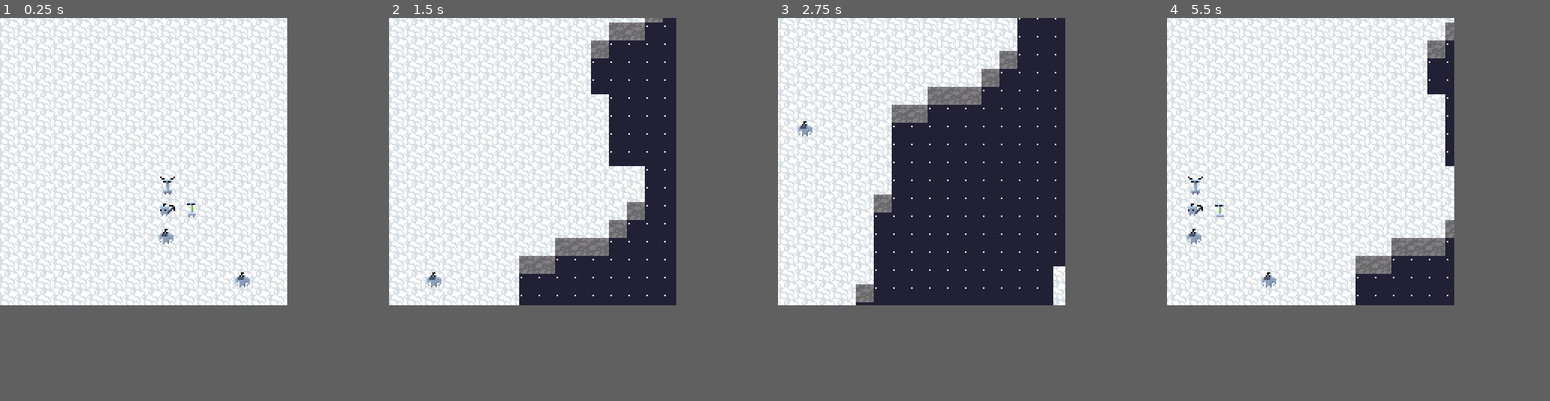
Above: before the commit, frames 1-4 (left to right).
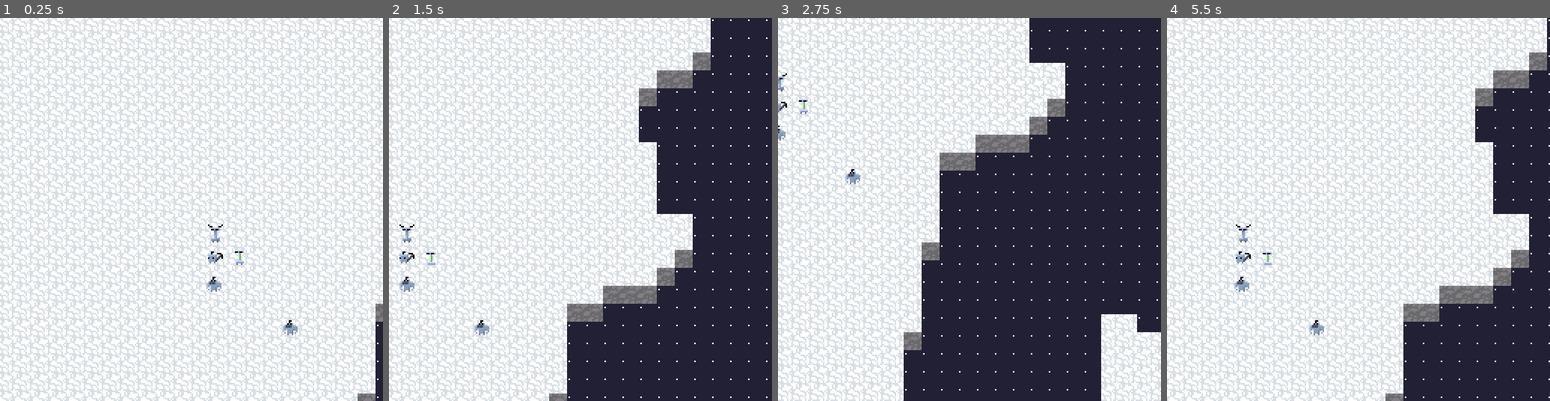
Above: after the commit, the same moments.

Repository: markpwns1/telephone-miners
Game: Godot game, scene res://scenes/game.tscn
Same seed, same stepped clock (60 frames per second), same inputs: the game is played once before the commit and once after it.
Inputs (mouse positions are in pixels of both pictures, inside the frame that each line leads up to):
- Up to frame 1 (0.25 s): no input
- Up to frame 2 (1.5 s): move the mouse to (580, 209) at 0.52 s; hold D (control_right) 0.53-1.25 s; click (580, 209) at 0.67 s; click (484, 224) at 1.25 s, where only the run before the commit has a clickable "mine"
- Up to frame 3 (2.75 s): move the mouse to (804, 278) at 2.02 s; hold S (control_down) from 2.03 s (still down); click (804, 278) at 2.17 s
- Up to frame 4 (5.5 s): move the mouse to (1339, 98) at 2.77 s; release S (control_down) at 2.78 s; hold D (control_right) 2.78-3.53 s; click (1339, 98) at 2.92 s; move the mouse to (1297, 217) at 3.52 s; hold W (control_up) 3.53-4.28 s; click (1297, 217) at 3.67 s; move the mouse to (1396, 205) at 4.27 s; hold A (control_left) from 4.28 s (still down); click (1396, 205) at 4.42 s; move the mouse to (1224, 117) at 5.02 s; click (1224, 117) at 5.17 s
In our replay, the window is 576x576 before the commit and 768x768 after it. These sizes can differ from the game's own. Grey fills any space a smaller window leaves; there, only what the larger window draws over its background counts as a difference.

The runs differ from the first frame. In frame 1, 47% of the frame differs, in the area x 0-100%, y 0-100%; in frame 2, 47%; in frame 3, 40%; in frame 4, 57%.

Commit message:
Applied sprites to UI, added basic tileset

Diff:
--- /dev/null
+++ b/assets/Base_tileset.tres
@@ -0,0 +1,29 @@
+[gd_resource type="TileSet" load_steps=2 format=2]
+
+[ext_resource path="res://assets/map_tiles.png" type="Texture" id=1]
+
+
+[resource]
+0/name = "map tiles.png 0"
+0/texture = ExtResource( 1 )
+0/tex_offset = Vector2( 0, 0 )
+0/modulate = Color( 1, 1, 1, 1 )
+0/region = Rect2( 0, 0, 48, 96 )
+0/tile_mode = 1
+0/autotile/bitmask_mode = 1
+0/autotile/bitmask_flags = [ Vector2( 0, 0 ), 4194456, Vector2( 0, 1 ), 84, Vector2( 0, 2 ), 262194, Vector2( 0, 3 ), 511, Vector2( 0, 4 ), 18, Vector2( 0, 5 ), 16, Vector2( 0, 6 ), 29818936, Vector2( 1, 0 ), 14352676, Vector2( 1, 1 ), 5177760, Vector2( 1, 2 ), 33030151, Vector2( 1, 3 ), 16777392, Vector2( 1, 4 ), 24, Vector2( 1, 6 ), 23920786, Vector2( 2, 0 ), 19333320, Vector2( 2, 1 ), 21299370, Vector2( 2, 2 ), 29949990, Vector2( 2, 3 ), 84, Vector2( 2, 4 ), 144, Vector2( 3, 0 ), 4129216, Vector2( 3, 1 ), 31719435, Vector2( 3, 2 ), 28704841, Vector2( 3, 3 ), 65562, Vector2( 3, 4 ), 48 ]
+0/autotile/icon_coordinate = Vector2( 0, 0 )
+0/autotile/tile_size = Vector2( 12, 12 )
+0/autotile/spacing = 0
+0/autotile/occluder_map = [  ]
+0/autotile/navpoly_map = [  ]
+0/autotile/priority_map = [ Vector3( 2, 2, 3 ) ]
+0/autotile/z_index_map = [  ]
+0/occluder_offset = Vector2( 0, 0 )
+0/navigation_offset = Vector2( 0, 0 )
+0/shape_offset = Vector2( 0, 0 )
+0/shape_transform = Transform2D( 1, 0, 0, 1, 0, 0 )
+0/shape_one_way = false
+0/shape_one_way_margin = 0.0
+0/shapes = [  ]
+0/z_index = 0
--- a/project.godot
+++ b/project.godot
@@ -8,6 +8,11 @@
 
 config_version=4
 
+_global_script_classes=[  ]
+_global_script_class_icons={
+
+}
+
 [application]
 
 config/name="Telephone-miners"
@@ -16,8 +21,8 @@
 
 [display]
 
-window/size/width=576
-window/size/height=576
+window/size/width=768
+window/size/height=768
 window/stretch/mode="viewport"
 window/stretch/aspect="keep"
 window/stretch/shrink=3.0
@@ -56,7 +61,6 @@
 [rendering]
 
 quality/driver/driver_name="GLES2"
-2d/snapping/use_gpu_pixel_snap=true
 vram_compression/import_etc=true
 vram_compression/import_etc2=false
 environment/default_environment="res://default_env.tres"
--- /dev/null
+++ b/scenes/commands.tscn
@@ -0,0 +1,69 @@
+[gd_scene load_steps=3 format=2]
+
+[ext_resource path="res://scenes/commands.gd" type="Script" id=1]
+[ext_resource path="res://assets/UI_Items.png" type="Texture" id=2]
+
+[node name="commands" type="VBoxContainer"]
+margin_right = 32.0
+margin_bottom = 92.0
+grow_horizontal = 2
+grow_vertical = 2
+rect_pivot_offset = Vector2( 32, 46 )
+size_flags_horizontal = 0
+size_flags_vertical = 0
+script = ExtResource( 1 )
+__meta__ = {
+"_edit_use_anchors_": false
+}
+
+[node name="move" type="Button" parent="."]
+self_modulate = Color( 0, 0, 0, 0 )
+margin_right = 32.0
+margin_bottom = 20.0
+grow_horizontal = 2
+grow_vertical = 2
+
+[node name="Sprite" type="Sprite" parent="move"]
+texture = ExtResource( 2 )
+centered = false
+region_enabled = true
+region_rect = Rect2( 32, 0, 32, 16 )
+
+[node name="mine" type="Button" parent="."]
+self_modulate = Color( 1, 1, 1, 0 )
+margin_top = 24.0
+margin_right = 32.0
+margin_bottom = 44.0
+
+[node name="Sprite" type="Sprite" parent="mine"]
+texture = ExtResource( 2 )
+centered = false
+region_enabled = true
+region_rect = Rect2( 32, 16, 32, 16 )
+
+[node name="fight" type="Button" parent="."]
+self_modulate = Color( 1, 1, 1, 0 )
+margin_top = 48.0
+margin_right = 32.0
+margin_bottom = 68.0
+__meta__ = {
+"_edit_use_anchors_": false
+}
+
+[node name="Sprite" type="Sprite" parent="fight"]
+texture = ExtResource( 2 )
+centered = false
+region_enabled = true
+region_rect = Rect2( 0, 0, 32, 16 )
+
+[node name="defend" type="Button" parent="."]
+self_modulate = Color( 1, 1, 1, 0 )
+margin_top = 72.0
+margin_right = 32.0
+margin_bottom = 92.0
+
+[node name="Sprite" type="Sprite" parent="defend"]
+texture = ExtResource( 2 )
+centered = false
+region_enabled = true
+region_rect = Rect2( 0, 16, 32, 16 )
--- a/scenes/game.gd
+++ b/scenes/game.gd
@@ -13,7 +13,9 @@
 				if child.get("mouse_on") and child.get("connected"):
 					selected = true
 					selection = child
-					$commands.set_position(get_global_mouse_position())
+
+					var menu_offset = $commands.rect_pivot_offset
+					$commands.set_position(get_global_mouse_position() - menu_offset)
 					$commands.select(selection)
 			if not selected:
 				selection = null
--- a/scenes/game.tscn
+++ b/scenes/game.tscn
@@ -5,7 +5,7 @@
 [ext_resource path="res://objects/pylon.tscn" type="PackedScene" id=3]
 [ext_resource path="res://objects/rts_camera.tscn" type="PackedScene" id=4]
 [ext_resource path="res://objects/fighter.tscn" type="PackedScene" id=5]
-[ext_resource path="res://scenes/commands.gd" type="Script" id=6]
+[ext_resource path="res://scenes/commands.tscn" type="PackedScene" id=6]
 [ext_resource path="res://scenes/game.gd" type="Script" id=7]
 [ext_resource path="res://objects/world.tscn" type="PackedScene" id=8]
 [ext_resource path="res://objects/timer.tscn" type="PackedScene" id=9]
@@ -32,47 +32,11 @@
 [node name="fighter2" parent="." instance=ExtResource( 5 )]
 position = Vector2( 1046.51, 891.673 )
 
-[node name="commands" type="VBoxContainer" parent="."]
-margin_right = 63.0
-margin_bottom = 92.0
-script = ExtResource( 6 )
-__meta__ = {
-"_edit_use_anchors_": false
-}
-
-[node name="move" type="Button" parent="commands"]
-margin_right = 63.0
-margin_bottom = 20.0
-text = "move"
-
-[node name="mine" type="Button" parent="commands"]
-margin_top = 24.0
-margin_right = 63.0
-margin_bottom = 44.0
-text = "mine"
-
-[node name="fight" type="Button" parent="commands"]
-margin_top = 48.0
-margin_right = 63.0
-margin_bottom = 68.0
-text = "fight"
-__meta__ = {
-"_edit_use_anchors_": false
-}
-
-[node name="defend" type="Button" parent="commands"]
-margin_top = 72.0
-margin_right = 63.0
-margin_bottom = 92.0
-text = "defend"
+[node name="commands" parent="." instance=ExtResource( 6 )]
+rect_pivot_offset = Vector2( 40, 32 )
 
 [node name="rts_camera" parent="." instance=ExtResource( 4 )]
 position = Vector2( 980.83, 813 )
 
 [node name="global_timer" parent="." instance=ExtResource( 9 )]
-
-[connection signal="pressed" from="commands/move" to="." method="_on_move_pressed"]
-[connection signal="pressed" from="commands/mine" to="." method="_on_mine_pressed"]
-[connection signal="pressed" from="commands/fight" to="." method="_on_fight_pressed"]
-[connection signal="pressed" from="commands/defend" to="." method="_on_defend_pressed"]
 [connection signal="beat" from="global_timer" to="controller" method="_on_global_timer_beat"]
Not shown, added: .mono/assemblies/Debug/GodotSharp.xml
Not shown, added: .mono/assemblies/Debug/GodotSharpEditor.xml
Not shown, added: .mono/assemblies/Debug/api_hash_cache.cfg
Binary file added: assets/map_tiles.png
Not shown, added: assets/map_tiles.png.import
Binary file added: assets/resource_rock.png
Not shown, added: assets/resource_rock.png.import
Not shown, added: .mono/assemblies/Debug/GodotSharp.dll
Not shown, added: .mono/assemblies/Debug/GodotSharp.pdb
Not shown, added: .mono/assemblies/Debug/GodotSharpEditor.dll
Not shown, added: .mono/assemblies/Debug/GodotSharpEditor.pdb
